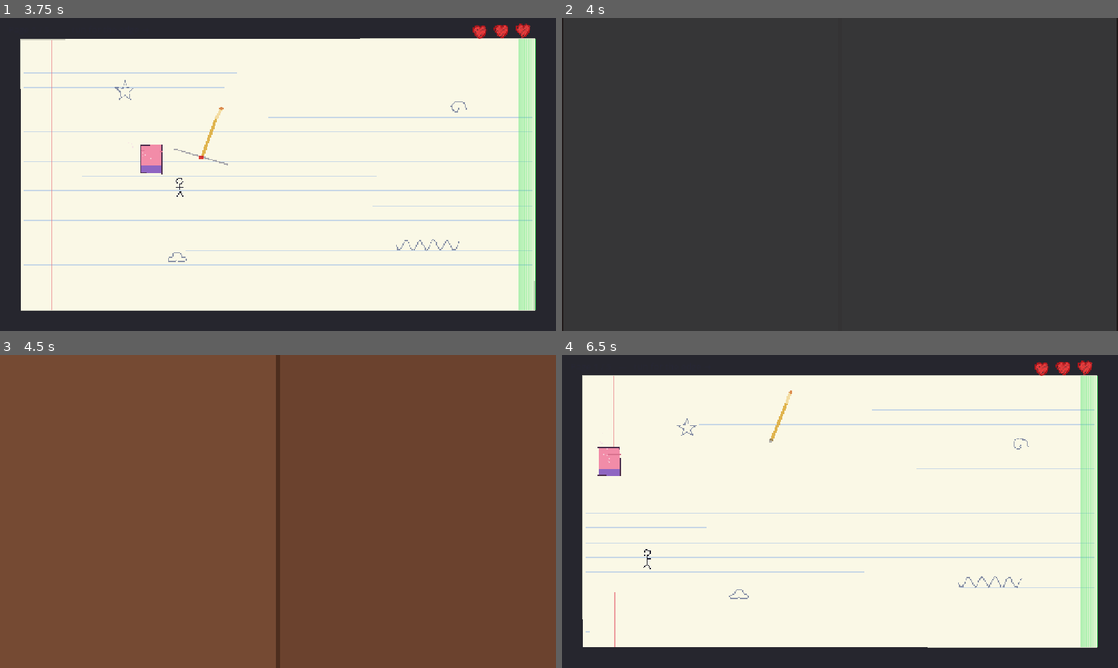
Above: before the commit, frames 1-4 (two rows, left to right).
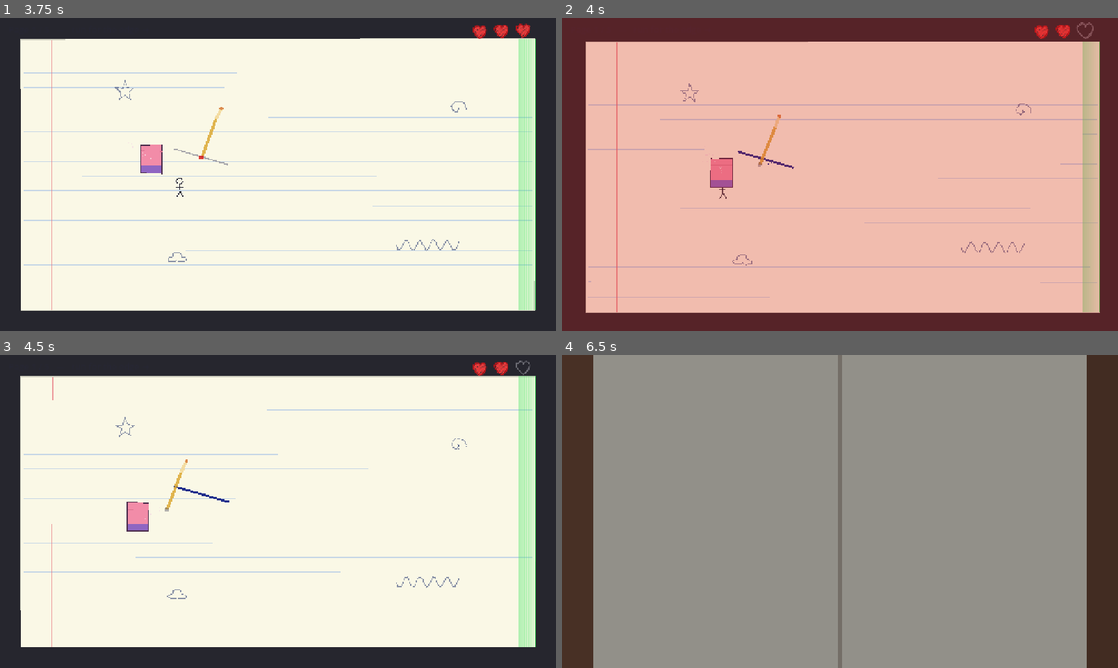
Above: after the commit, the same moments.

Repository: shiarauzo/Shebuiltthis-gamejam
Game: Godot game, scene res://scenes/title.tscn
Same seed, same stepped clock (60 frames per second), same inputs: the game is played once before the commit and once after it.
Inputs (mouse positions are in pixels of both pictures, inside the frame that each line leads up to):
- Up to frame 1 (3.75 s): tap Enter at 0.5 s; move the mouse to (400, 158) at 0.52 s; hold D 0.53-1.25 s; click (400, 158) at 0.67 s; drag from (166, 190) to (528, 174) at 1.27 s; move the mouse to (333, 105) at 2.02 s; hold D 2.03-2.75 s; click (333, 105) at 2.17 s; drag from (250, 237) to (105, 133) at 2.77 s; move the mouse to (444, 221) at 3.52 s; hold A from 3.53 s (still down); click (444, 221) at 3.67 s
- Up to frame 2 (4 s): keep holding A
- Up to frame 3 (4.5 s): release A at 4.25 s; drag from (111, 464) to (194, 433) at 4.27 s
- Up to frame 4 (6.5 s): tap Enter at 5 s; move the mouse to (867, 511) at 5.02 s; hold S 5.03-5.75 s; click (867, 511) at 5.17 s; drag from (756, 433) to (1090, 511) at 5.77 s

Frame 1 is identical in both runs. In frame 2, 100% of the frame differs, in the area x 0-100%, y 0-100%; in frame 3, 100%; in frame 4, 100%.

Commit message:
Eraser chips a heart + turn pages with a real 3D sheet
Two gameplay/feel changes on top of the hearts HUD:

- Eraser no longer instakills. Touching it now costs ONE heart (via
  take_damage), with the player's i-frames spacing out repeats, so both
  the pencil ink and the eraser drain hearts and sustained contact is
  what eventually loses. Fixes the "removing a CollisionObject during a
  physics callback" error too: the loss-triggered scene change is now
  deferred, since the eraser's contact check runs inside _physics_process.

- Page turns are now a real 3D sheet. A lit QuadMesh hinged at the left
  spine rotates in a transparent SubViewport overlaid on the 2D notebook,
  so the page visibly lifts edge-on and lays over to reveal the next sheet
  — a 2D + 3D combination. (Transparent in GL Compatibility by lighting
  both faces directly instead of using an environment background, which
  would clear the viewport opaque.)

Restores window/stretch/aspect="keep" that the editor dropped, and keeps
the editor's explicit dark default_clear_color.

Tests: eraser test now asserts contact chips a heart (not instant death)
and that sustained contact still loses. Full suite 25/25 and e2e 6/6.

Diff:
--- a/project.godot
+++ b/project.godot
@@ -1,5 +1,10 @@
 ; Engine configuration file.
-; Notebook Awakening — She Built This Game Jam (Sentry)
+; It's best edited using the editor UI and not directly,
+; since the parameters that go here are not all obvious.
+;
+; Format:
+;   [section] ; section goes between []
+;   param=value ; assign values to parameters
 
 config_version=5
 
@@ -15,10 +20,6 @@
 
 Game="*res://scripts/game_state.gd"
 
-[input_devices]
-
-pointing/emulate_touch_from_mouse=true
-
 [display]
 
 window/size/viewport_width=1280
@@ -26,6 +27,10 @@
 window/stretch/mode="canvas_items"
 window/stretch/aspect="keep"
 
+[input_devices]
+
+pointing/emulate_touch_from_mouse=true
+
 [rendering]
 
 renderer/rendering_method="gl_compatibility"
--- a/scripts/eraser.gd
+++ b/scripts/eraser.gd
@@ -1,7 +1,9 @@
 extends Area2D
 class_name Eraser
 ## The giant eraser (phase 2). Chases the player, erases ink it passes over,
-## and kills the player on contact.
+## and chips away one heart each time it touches the player (player i-frames
+## space the hits out, so contact drains a heart roughly once per i-frame
+## window rather than an instant kill).
 
 signal caught_player
 
@@ -28,14 +30,6 @@
 
 func _arm() -> void:
 	_armed = true
-	if not monitoring:
-		return  # collision is paused (e.g. during a page flip)
-	# If the player is already overlapping when grace ends, catch them now
-	# (body_entered won't re-fire for an existing overlap).
-	for b in get_overlapping_bodies():
-		if b.is_in_group("player"):
-			caught_player.emit()
-			return
 
 	# Trailing eraser-shaving dust.
 	var dust := CPUParticles2D.new()
@@ -65,6 +59,15 @@
 		if is_instance_valid(ink) and global_position.distance_to(ink.mid) < ERASE_RADIUS:
 			ink.queue_free()
 
+	# Contact damage: while overlapping the player, keep signalling a hit. The
+	# player's i-frames swallow the repeats, so each touch costs one heart and
+	# the player gets a window to break away before the next.
+	if _armed and monitoring:
+		for b in get_overlapping_bodies():
+			if b.is_in_group("player"):
+				caught_player.emit()
+				break
+
 func _on_body_entered(body: Node) -> void:
 	if _armed and body.is_in_group("player"):
 		caught_player.emit()
--- a/scripts/game.gd
+++ b/scripts/game.gd
@@ -40,6 +40,14 @@
 var flash_rect: ColorRect
 var fade_rect: ColorRect
 var flip_layer: CanvasLayer
+
+# 3D page-turn: a real lit sheet (Camera3D + QuadMesh in a SubViewport) turns
+# over the 2D notebook, so the flip reads as paper rotating in space.
+var flip3d_layer: CanvasLayer
+var flip_vp: SubViewport
+var flip_pivot: Node3D
+var flip_mat: StandardMaterial3D
+
 var _shake_t := 0.0
 var _shake_dur := 0.0
 var _shake_mag := 0.0
@@ -121,7 +129,7 @@
 	eraser.target = player
 	eraser.global_position = r.position + Vector2(28, 28)
 	add_child(eraser)
-	eraser.caught_player.connect(player.die)
+	eraser.caught_player.connect(player.take_damage)  # contact chips a heart, not instant death
 	shake(14.0, 0.45)
 	flash(Color(0.95, 0.55, 0.66), 0.35, 0.45)
 
@@ -173,46 +181,39 @@
 	jt.parallel().tween_property(player, "rotation", 0.5, 0.35)
 	await jt.finished
 
-	# A page sweeps across (the page being turned).
-	var page_rect := ColorRect.new()
-	page_rect.color = Color(0.97, 0.96, 0.88)
-	page_rect.position = Vector2(r.position.x + r.size.x, r.position.y)
-	page_rect.size = Vector2(0, r.size.y)
-	page_rect.mouse_filter = Control.MOUSE_FILTER_IGNORE
-	flip_layer.add_child(page_rect)
-	var shadow := ColorRect.new()
-	shadow.color = Color(0.0, 0.0, 0.0, 0.18)
-	shadow.size = Vector2(18, r.size.y)
-	shadow.mouse_filter = Control.MOUSE_FILTER_IGNORE
-	flip_layer.add_child(shadow)
-
-	# Phase A: the turning page closes over from the right.
-	var ta := create_tween()
-	ta.tween_property(page_rect, "position:x", r.position.x, 0.28).set_trans(Tween.TRANS_QUAD)
-	ta.parallel().tween_property(page_rect, "size:x", r.size.x, 0.28).set_trans(Tween.TRANS_QUAD)
-	ta.parallel().tween_property(shadow, "position:x", r.position.x, 0.28)
-	await ta.finished
+	# A real 3D sheet turns over the whole view.
+	_ensure_flip3d()
+	var dur := 0.18 if _fast else 0.6
+	flip_pivot.rotation.y = 0.0
+	_set_flip_alpha(0.0)
+	flip3d_layer.visible = true
+
+	# The leaving page settles flat over the screen, hiding the swap beneath it.
+	var tin := create_tween()
+	tin.tween_method(_set_flip_alpha, 0.0, 1.0, dur * 0.18)
+	await tin.finished
 
 	# Behind the covered page: advance and reset for the next sheet.
 	page += 1
-	if page > total_pages:
-		page_rect.queue_free()
-		shadow.queue_free()
+	var ending := page > total_pages
+	if not ending:
+		_clear_ink()
+		player.global_position = Vector2(r.position.x + 60.0, r.position.y + r.size.y * 0.5)
+		player.rotation = 0.0
+		if eraser and is_instance_valid(eraser):
+			eraser.global_position = r.position + Vector2(40.0, 40.0)
+
+	# Turn the page around the left-hand spine: it lifts edge-on (the 3D beat),
+	# then lays over to the left, fading out so the fresh sheet is revealed.
+	var tt := create_tween()
+	tt.tween_property(flip_pivot, "rotation:y", -PI, dur).set_trans(Tween.TRANS_SINE).set_ease(Tween.EASE_IN_OUT)
+	tt.parallel().tween_method(_set_flip_alpha, 1.0, 0.0, dur * 0.45).set_delay(dur * 0.55)
+	await tt.finished
+	flip3d_layer.visible = false
+
+	if ending:
 		_begin_ending()
 		return
-	_clear_ink()
-	player.global_position = Vector2(r.position.x + 60.0, r.position.y + r.size.y * 0.5)
-	player.rotation = 0.0
-	if eraser and is_instance_valid(eraser):
-		eraser.global_position = r.position + Vector2(40.0, 40.0)
-
-	# Phase B: the page sweeps open to reveal the fresh sheet.
-	var tb := create_tween()
-	tb.tween_property(page_rect, "position:x", r.position.x - r.size.x, 0.28).set_trans(Tween.TRANS_QUAD)
-	tb.parallel().tween_property(shadow, "position:x", r.position.x - 18.0, 0.28)
-	await tb.finished
-	page_rect.queue_free()
-	shadow.queue_free()
 
 	edge_glow.active = true
 	edge_glow.queue_redraw()
@@ -221,6 +222,84 @@
 	player.invincible = false
 	player.set_physics_process(true)
 	state = "play"
+
+# Lazily build the 3D page (a lit QuadMesh hinged at the spine, rendered into a
+# transparent SubViewport overlaid on the 2D game).
+func _ensure_flip3d() -> void:
+	if flip3d_layer:
+		return
+	flip3d_layer = CanvasLayer.new()
+	flip3d_layer.layer = 6
+	flip3d_layer.visible = false
+	add_child(flip3d_layer)
+
+	var vpc := SubViewportContainer.new()
+	vpc.stretch = true
+	vpc.set_anchors_preset(Control.PRESET_FULL_RECT)
+	vpc.mouse_filter = Control.MOUSE_FILTER_IGNORE
+	flip3d_layer.add_child(vpc)
+
+	flip_vp = SubViewport.new()
+	flip_vp.size = Vector2i(1280, 720)
+	flip_vp.transparent_bg = true
+	flip_vp.own_world_3d = true
+	flip_vp.world_3d = World3D.new()
+	flip_vp.render_target_update_mode = SubViewport.UPDATE_ALWAYS
+	vpc.add_child(flip_vp)
+
+	# Page sized to the notebook sheet (not the whole frame) so its edge is
+	# visibly seen sweeping across and revealing the next sheet behind it.
+	# Camera maps ~12.21 x 6.87 units to the full viewport; the sheet is
+	# 1184x624 of 1280x720, hence these dimensions.
+	var pw := 11.3
+	var ph := 5.95
+
+	var cam3d := Camera3D.new()
+	cam3d.projection = Camera3D.PROJECTION_PERSPECTIVE
+	cam3d.fov = 55.0
+	cam3d.position = Vector3(0.0, 0.0, 6.6)
+	# No environment: an environment background clears the viewport opaque
+	# (white) in GL Compatibility, which would hide the 2D game. Keeping the
+	# viewport transparent and lighting both faces directly avoids that.
+	flip_vp.add_child(cam3d)
+
+	# Key + fill so whichever way the sheet faces, it catches light (shading is
+	# what sells the turn); emission below keeps it from ever going black.
+	var key := DirectionalLight3D.new()
+	key.rotation_degrees = Vector3(-40.0, 35.0, 0.0)
+	key.light_energy = 1.0
+	flip_vp.add_child(key)
+	var fill := DirectionalLight3D.new()
+	fill.rotation_degrees = Vector3(-20.0, -150.0, 0.0)
+	fill.light_energy = 0.6
+	flip_vp.add_child(fill)
+
+	# Pivot at the left spine; the sheet hangs to its right.
+	flip_pivot = Node3D.new()
+	flip_pivot.position = Vector3(-pw * 0.5, 0.0, 0.0)
+	flip_vp.add_child(flip_pivot)
+
+	var mesh := MeshInstance3D.new()
+	var quad := QuadMesh.new()
+	quad.size = Vector2(pw, ph)
+	mesh.mesh = quad
+	mesh.position = Vector3(pw * 0.5, 0.0, 0.0)  # left edge rests on the pivot
+	flip_mat = StandardMaterial3D.new()
+	flip_mat.albedo_color = Color(0.97, 0.96, 0.88, 0.0)
+	flip_mat.cull_mode = BaseMaterial3D.CULL_DISABLED  # both faces of the page
+	flip_mat.roughness = 0.95
+	flip_mat.transparency = BaseMaterial3D.TRANSPARENCY_ALPHA
+	# Faint self-illumination so the paper always reads cream, with the lights
+	# adding the directional shading that makes the turn feel 3D.
+	flip_mat.emission_enabled = true
+	flip_mat.emission = Color(0.97, 0.96, 0.88)
+	flip_mat.emission_energy_multiplier = 0.45
+	mesh.material_override = flip_mat
+	flip_pivot.add_child(mesh)
+
+func _set_flip_alpha(a: float) -> void:
+	if flip_mat:
+		flip_mat.albedo_color.a = a
 
 # --- Ending --------------------------------------------------------------
 
@@ -277,7 +356,10 @@
 	game_over.emit(won)
 	if Game.testing:
 		return
-	get_tree().change_scene_to_file("res://scenes/end.tscn")
+	# Deferred: a loss can be triggered from inside a physics callback (the
+	# eraser's contact check), and swapping scenes mid-callback tears down
+	# collision objects illegally. Defer to the idle frame.
+	get_tree().call_deferred("change_scene_to_file", "res://scenes/end.tscn")
 
 # --- Helpers -------------------------------------------------------------
 
--- a/tests/test_main.gd
+++ b/tests/test_main.gd
@@ -214,7 +214,7 @@
 	await _free_game(g)
 
 func _test_eraser_spawn_grace_and_catch() -> void:
-	_log("[eraser spawn grace + catch]")
+	_log("[eraser spawn grace + contact damage]")
 	var g = await _make_game()
 	g._begin_play()
 	var player = g.player
@@ -224,10 +224,18 @@
 	g.eraser.global_position = player.global_position
 	for i in range(5):
 		await get_tree().physics_frame
-	_check("no instant kill during spawn grace", not g.ended)
+	_check("no hit during spawn grace", player.health == Player.MAX_HEALTH and not g.ended, "(hp=%d)" % player.health)
 	await get_tree().create_timer(g.eraser.SPAWN_GRACE).timeout
-	await get_tree().physics_frame
-	_check("eraser catch loses after grace", g.ended and Game.won == false)
+	# Contact chips one heart (not an instant kill); keep the eraser on the player.
+	var chipped := await _wait_until(func():
+		g.eraser.global_position = player.global_position
+		return player.health < Player.MAX_HEALTH, 3.0)
+	_check("eraser contact chips a heart, not instant death", chipped and not g.ended, "(hp=%d)" % player.health)
+	# Sustained contact eventually drains every heart -> loss.
+	var lost := await _wait_until(func():
+		g.eraser.global_position = player.global_position
+		return g.ended, 6.0)
+	_check("sustained eraser contact eventually loses", lost and Game.won == false, "(hp=%d)" % player.health)
 	await _free_game(g)
 
 func _test_page_flip_advances() -> void:
